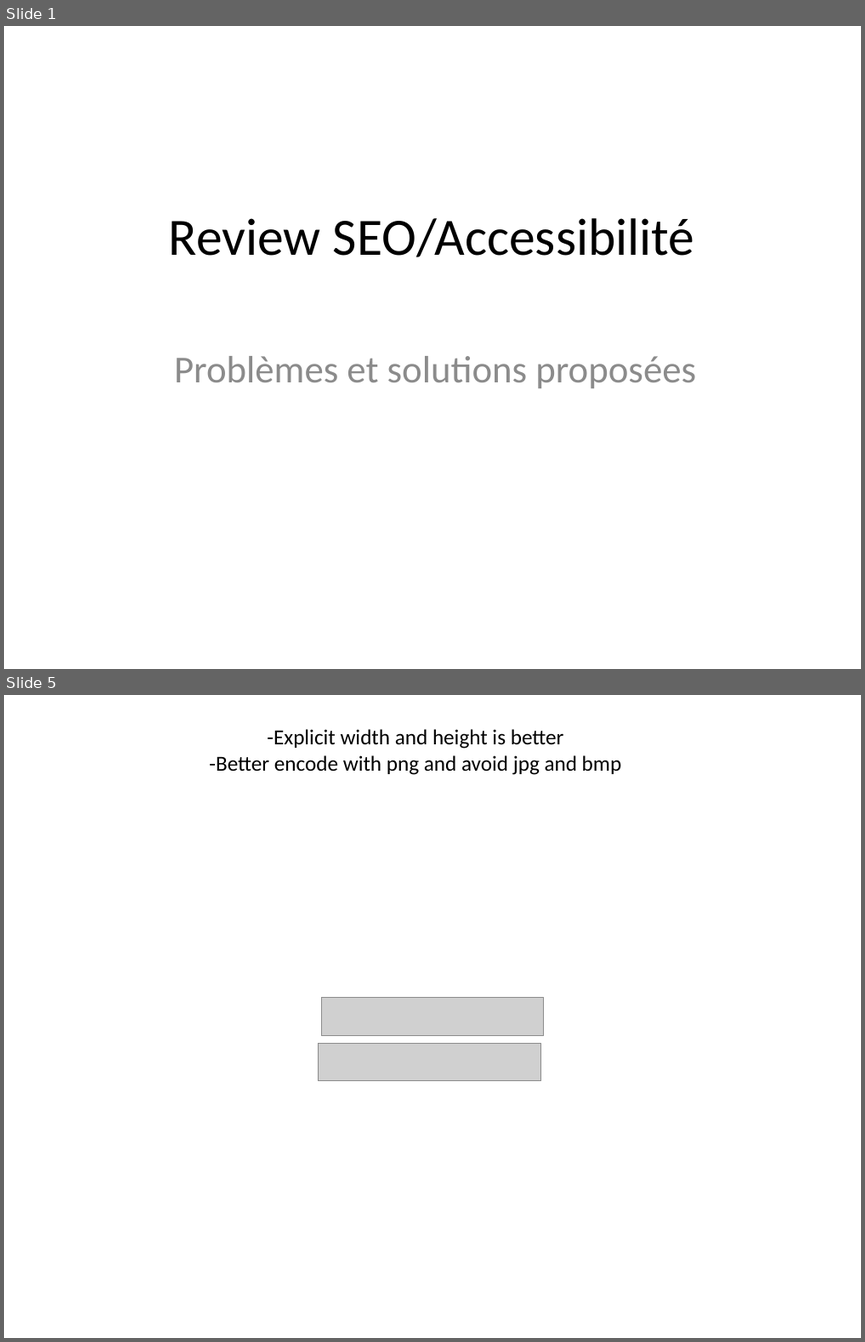
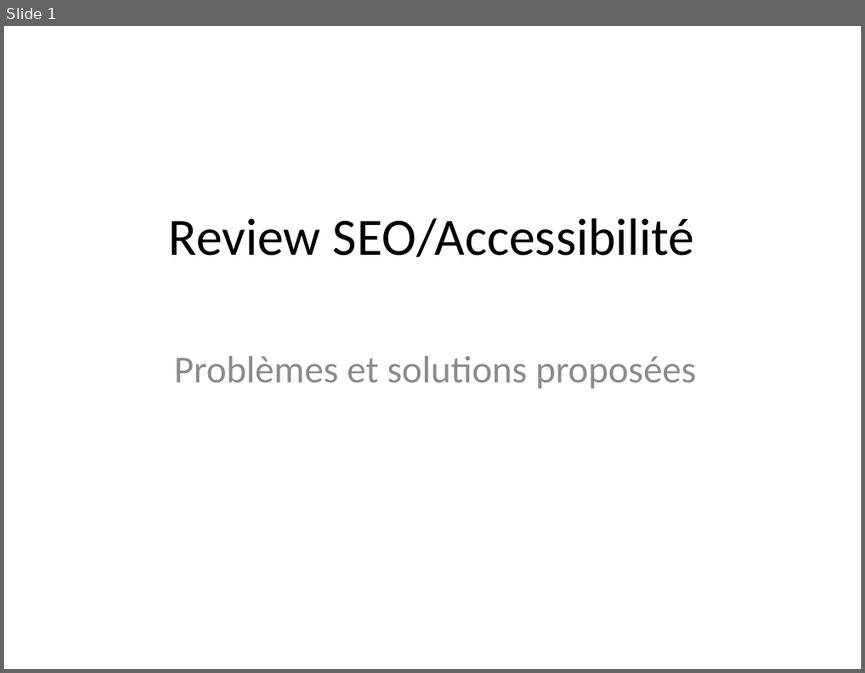
Before and after one commit to ttrasacc/ThomasTrasacco_03_15082021, a slide deck: projet4.pptx. Shown one above the other, each under a label of ours: slides 1 and 5 before the commit, slide 1 after it; the slides between them are not shown. The pictures are 865x1342 and 865x673 pixels, drawn with LibreOffice and Linux fonts; fonts in the diff are those of the drawing; grey boxes stand for pictures. Boxes give left, top, right and bottom in pixels: in the first picture for what was removed or moved away, otherwise in the second. Text is boxed around its words. In the diff, an @@ line names an element or a change of style, - is before the commit and + after.

```diff
--- a/projet4.pptx
+++ b/projet4.pptx
@@ slide 5 removed at bbox=[4, 695, 861, 1338], background #FFFFFF @@
@@ text removed at bbox=[209, 729, 622, 775] @@
--Explicit width and height is better
--Better encode with png and avoid jpg and bmp
@@ picture removed at bbox=[321, 998, 543, 1036] @@
@@ picture removed at bbox=[318, 1043, 540, 1081] @@
```
Also in this commit, not shown: 13 slides added, 8 other slides removed, 4 other files.
